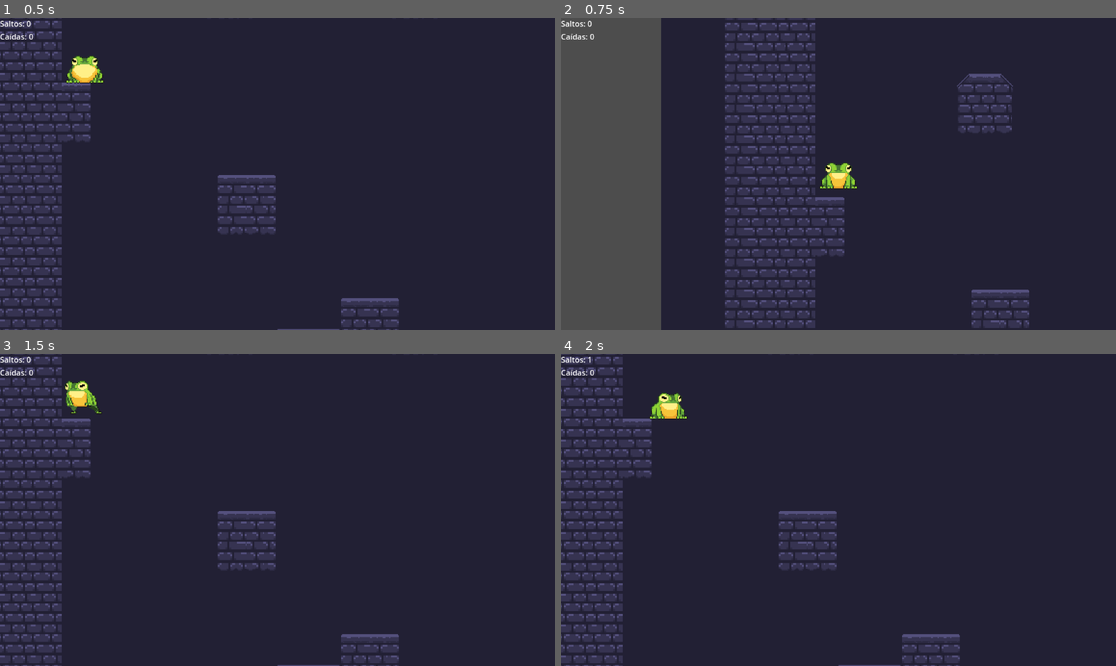
Above: before the commit, frames 1-4 (two rows, left to right).
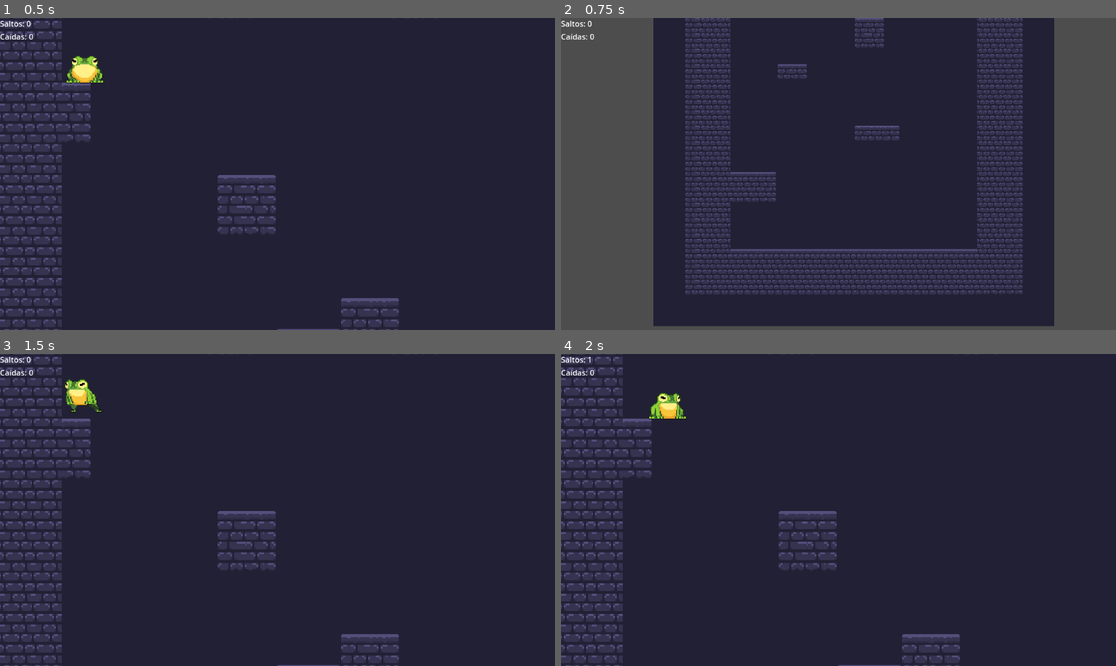
Above: after the commit, the same moments.

Repository: jorgemezapaz/frog-jump
Game: Godot game, scene res://scenes/game.tscn
Two runs of this game, one before a commit and one after it. Both use one fixed random seed, a clock stepped at 60 frames per second and the inputs below. Before the commit the project starts from res://scenes/world/world.tscn.
Inputs:
- Up to frame 1 (0.5 s): no input
- Up to frame 2 (0.75 s): hold D (right) from 0.53 s (still down); hold R from 0.53 s (still down)
- Up to frame 3 (1.5 s): keep holding D (right); tap Space (jump) at 0.77 s; tap Enter at 1.25 s; release R at 1.28 s; tap R at 1.35 s
- Up to frame 4 (2 s): keep holding D (right); tap Space (jump) at 1.52 s

Frame 1 is identical in both runs. In frame 2, 35% of the frame differs, in the area x 16-100%, y 0-100%; in frame 3, 0.3%; in frame 4, 0.2%.

Commit message:
creo una escena nueva que sera el juego en si, y los niveles lo cargo en un nodo dentro, al igual que el player. agrego el codigo para cargar configuracion del archivo config

Diff:
--- a/project.godot
+++ b/project.godot
@@ -11,7 +11,7 @@
 [application]
 
 config/name="Jump Frog"
-run/main_scene="res://scenes/world/world.tscn"
+run/main_scene="res://scenes/game.tscn"
 config/features=PackedStringArray("4.3", "Forward Plus")
 config/icon="res://icon.svg"
 
--- /dev/null
+++ b/scenes/game.tscn
@@ -0,0 +1,13 @@
+[gd_scene load_steps=4 format=3 uid="uid://7n0fkkrl8eh1"]
+
+[ext_resource type="PackedScene" uid="uid://if2fdlv6m5j8" path="res://scenes/world/world.tscn" id="1_w7pe8"]
+[ext_resource type="PackedScene" uid="uid://hntblhpukc14" path="res://scenes/UI/ui.tscn" id="2_7n51r"]
+[ext_resource type="PackedScene" uid="uid://xpo3pihrb7w3" path="res://scenes/global/game_manager.tscn" id="3_bhlq3"]
+
+[node name="Game" type="Node2D"]
+
+[node name="world" parent="." instance=ExtResource("1_w7pe8")]
+
+[node name="UI" parent="." instance=ExtResource("2_7n51r")]
+
+[node name="game_manager" parent="." instance=ExtResource("3_bhlq3")]
--- /dev/null
+++ b/scenes/global/game_manager.tscn
@@ -0,0 +1,10 @@
+[gd_scene load_steps=2 format=3 uid="uid://xpo3pihrb7w3"]
+
+[ext_resource type="Script" path="res://scripts/global/gameManager.gd" id="1_1idyv"]
+
+[node name="game_manager" type="Node"]
+script = ExtResource("1_1idyv")
+
+[node name="session_time_timer" type="Timer" parent="."]
+
+[connection signal="timeout" from="session_time_timer" to="." method="_on_session_time_timer_timeout"]
--- a/scenes/world/world.tscn
+++ b/scenes/world/world.tscn
@@ -1,14 +1,10 @@
-[gd_scene load_steps=6 format=4 uid="uid://if2fdlv6m5j8"]
+[gd_scene load_steps=4 format=4 uid="uid://if2fdlv6m5j8"]
 
-[ext_resource type="PackedScene" uid="uid://hntblhpukc14" path="res://scenes/UI/ui.tscn" id="1_xssof"]
 [ext_resource type="PackedScene" uid="uid://1gjpide404st" path="res://scenes/characters/frog.tscn" id="2_5m030"]
 [ext_resource type="TileSet" uid="uid://bicbaevjp1jox" path="res://assets/tileset/world1.tres" id="2_yip3l"]
 [ext_resource type="PackedScene" uid="uid://33aolm7rxplv" path="res://scenes/camera/camera_zone_2d.tscn" id="3_lxiko"]
-[ext_resource type="Script" path="res://scripts/global/gameManager.gd" id="5_dpgsj"]
 
 [node name="world" type="Node2D"]
-
-[node name="UI" parent="." instance=ExtResource("1_xssof")]
 
 [node name="frog" parent="." instance=ExtResource("2_5m030")]
 position = Vector2(376, -920)
@@ -42,10 +38,3 @@
 
 [node name="zone6" parent="CameraZones" instance=ExtResource("3_lxiko")]
 position = Vector2(608, -1548)
-
-[node name="game_manager" type="Node" parent="."]
-script = ExtResource("5_dpgsj")
-
-[node name="session_time_timer" type="Timer" parent="game_manager"]
-
-[connection signal="timeout" from="game_manager/session_time_timer" to="game_manager" method="_on_session_time_timer_timeout"]
--- a/scripts/global/gameManager.gd
+++ b/scripts/global/gameManager.gd
@@ -4,31 +4,22 @@
 var session_time: int = 0  # Tiempo de la partida actual (en segundos)
 
 @onready var timer: Timer = $session_time_timer
+@onready var world: Node2D = $"../world"
 
 func _ready() -> void:
 	#load_total_time()  # Cargar el tiempo total guardado
 	timer.start(1)  # Inicia el Timer para contar cada segundo
 	var config = ConfigFile.new()
-	# Load data from a file.
-	var err = config.load("user://data.cfg")
-	# If the file didn't load, ignore it.
-	if err != OK:
-		print("El archivo no existe, creando uno nuevo...")
-		save_data(config) # Si no existe, lo creamos
-	else:
-		print("Archivo cargado exitosamente.")
-		total_time = config.get_value("game", "total_time", 0)
-		print("Tiempo total cargado:", total_time)
+	load_data(config)
 
 func save_data(config:ConfigFile ):
 	config.set_value("game", "total_time", 0)  # Guardamos un valor inicial
 	config.save("user://data.cfg")  # Guarda en la carpeta de usuario
-	print("Datos guardados en:", ProjectSettings.globalize_path("user://data.cfg"))
 
 func _process(delta: float) -> void:
 	if Input.is_key_pressed(KEY_R):
-		get_tree().reload_current_scene()
-	#print("Tiempo total: ", format_time(total_time), " | Partida actual: ", format_time(session_time))
+		print("reload")
+		reload_level()
 
 func _on_session_time_timer_timeout() -> void:
 	total_time += 1
@@ -40,3 +31,31 @@
 	var minutes = (seconds % 3600) / 60
 	var secs = seconds % 60
 	return "%02d:%02d:%02d" % [hours, minutes, secs]
+
+func load_data(config: ConfigFile):
+		# Load data from a file.
+	var err = config.load("user://data.cfg")
+	# If the file didn't load, ignore it.
+	if err != OK:
+		print("El archivo no existe, creando uno nuevo...")
+		save_data(config) # Si no existe, lo creamos
+	else:
+		print("Archivo cargado exitosamente.")
+		total_time = config.get_value("game", "total_time", 0)
+		print("Tiempo total cargado:", total_time)
+
+func reset_session_time() -> void:
+	session_time = 0  # Reiniciar tiempo de la partida
+
+func reload_level():
+	#TODO: mejorar, agregar alguna transicion o algo porque actualmente se ve feo
+	var current_scene = get_node("/root/Game/world")  # Accede al nodo "world" dentro de "Game"
+	if current_scene:
+		for child in current_scene.get_children():
+			if child is Node2D:
+				child.queue_free()
+
+	await get_tree().process_frame
+	var new_world = preload("res://scenes/world/world.tscn").instantiate()
+	current_scene.add_child(new_world)
+	new_world.owner = current_scene
